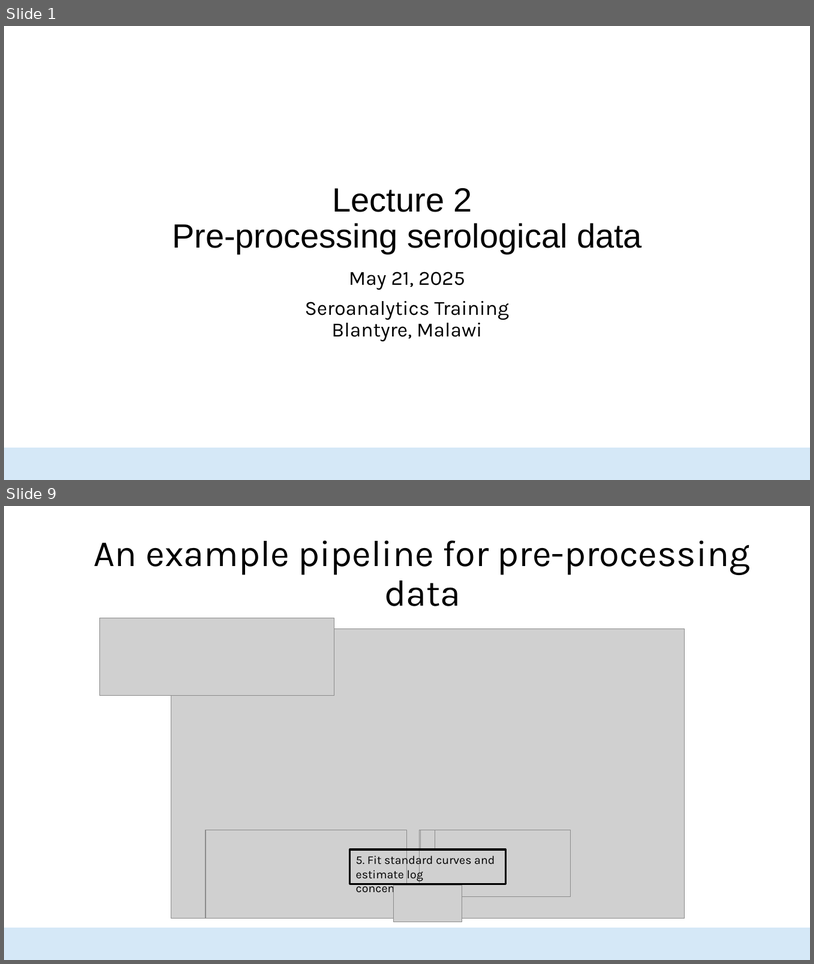
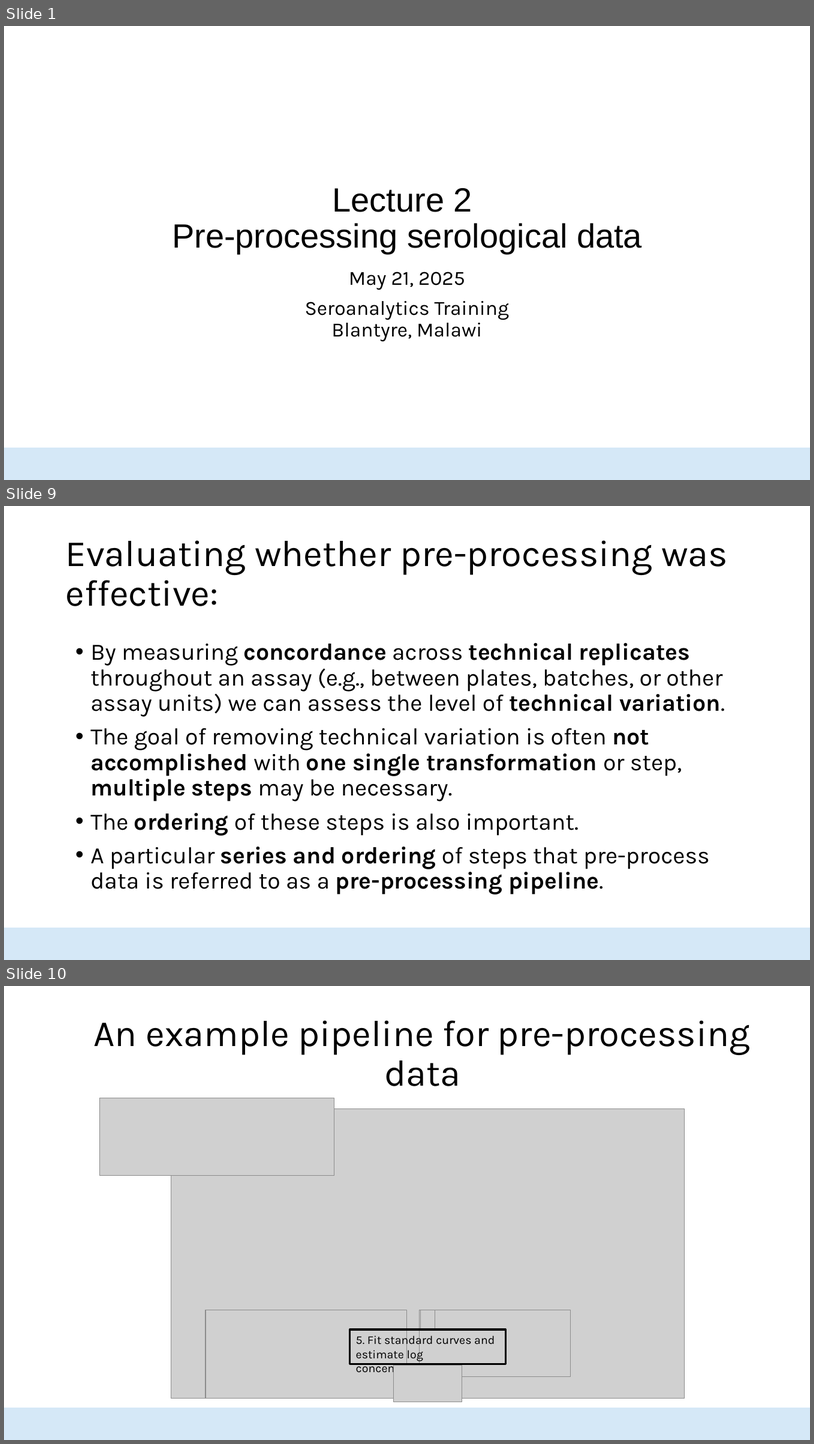
Before and after one commit to HopkinsIDD/seroanalytics_workshop, a slide deck: Lecture 2/Lecture 2 draft V2.pptx. Shown one above the other, each under a label of ours: slides 1 and 9 before the commit, slides 1, 9 and 10 after it; the slides between them are not shown. The pictures are 814x964 and 814x1444 pixels, drawn with LibreOffice and Linux fonts; fonts in the diff are those of the drawing; grey boxes stand for pictures; background and template pictures are left out. Boxes give left, top, right and bottom in pixels: in the first picture for what was removed or moved away, otherwise in the second. Text is boxed around its words. In the diff, an @@ line names an element or a change of style, - is before the commit and + after.

```diff
--- a/Lecture 2/Lecture 2 draft V2.pptx
+++ b/Lecture 2/Lecture 2 draft V2.pptx
@@ slide 9 added at bbox=[4, 506, 810, 960], background #FFFFFF; not listed: 1 template element that a slide beside it also shows @@
@@ title added at bbox=[65, 540, 728, 606], 44 pt, text #000000 @@
+Evaluating whether pre-processing was effective:
@@ text added at bbox=[90, 643, 725, 894], 28 pt, text #000000 @@
+• By measuring concordance across technical replicates throughout an assay (e.g., between plates, batches, or other assay units) we can assess the level of technical variation.
+• The goal of removing technical variation is often not accomplished with one single transformation or step, multiple steps may be necessary.
+• The ordering of these steps is also important.
+• A particular series and ordering of steps that pre-process data is referred to as a pre-processing pipeline.
@@ what was slide 9 is now slide 10 @@
```
Also in this commit, not shown: 12 slides changed, 8 other slides added, 17 slides removed.
